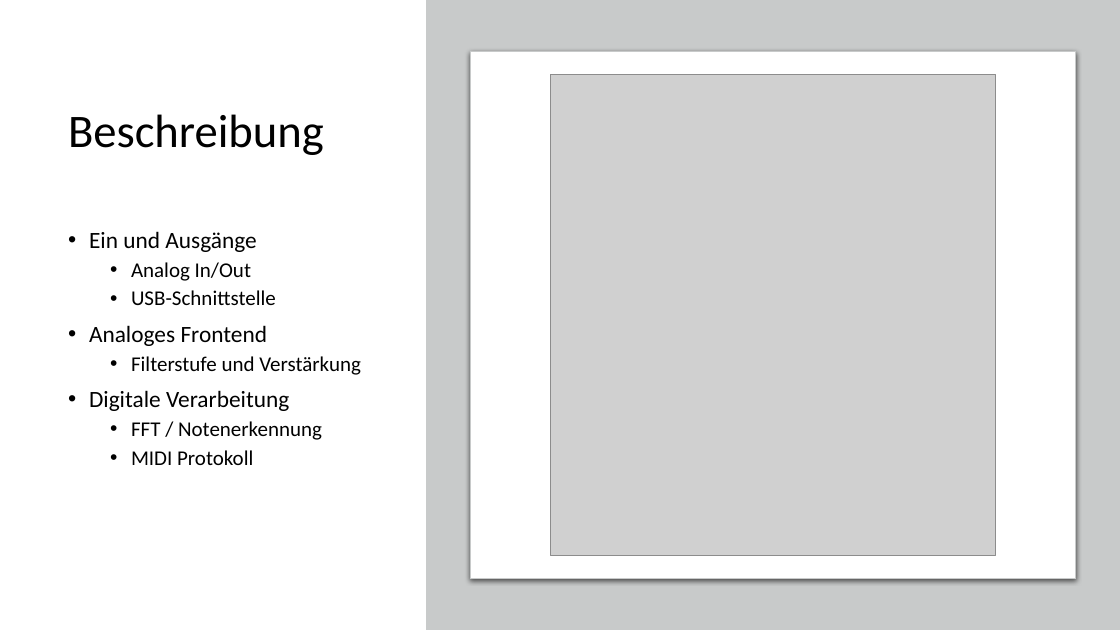
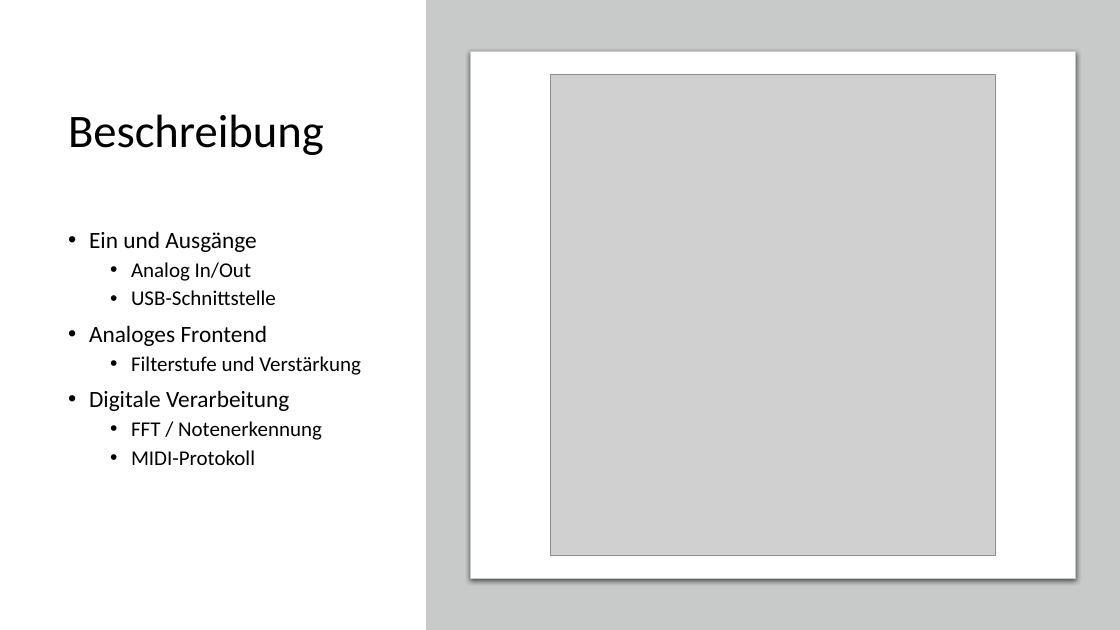
Before and after one commit to s-grundner/MTAP-MIDI-Guitar-Converter, a slide deck: slide 5 of documentation/Entwurf.pptx. Drawn at 1120x630 pixels with LibreOffice and Linux fonts; fonts in the diff are those of the drawing; grey boxes stand for pictures. Boxes give left, top, right and bottom in pixels: in the first picture for what was removed or moved away, otherwise in the second. Text is boxed around its words. In the diff, an @@ line names an element or a change of style, - is before the commit and + after.

```diff
--- a/documentation/Entwurf.pptx
+++ b/documentation/Entwurf.pptx
@@ text at bbox=[131, 450, 255, 465]: text changed @@
-  • MIDI Protokoll
+  • MIDI-Protokoll
```
Also in this commit, not shown: 3 other slides changed, 3 slides added, 2 slides removed, 2 other files.
